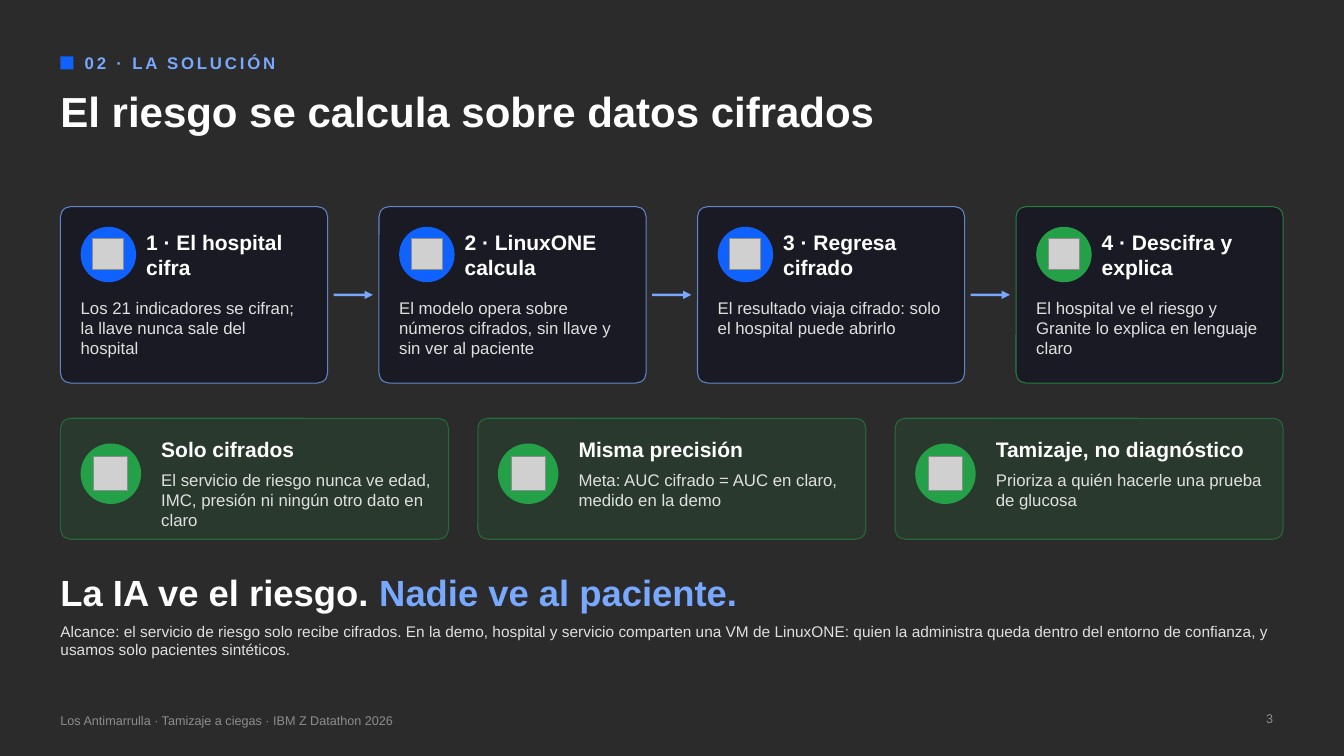
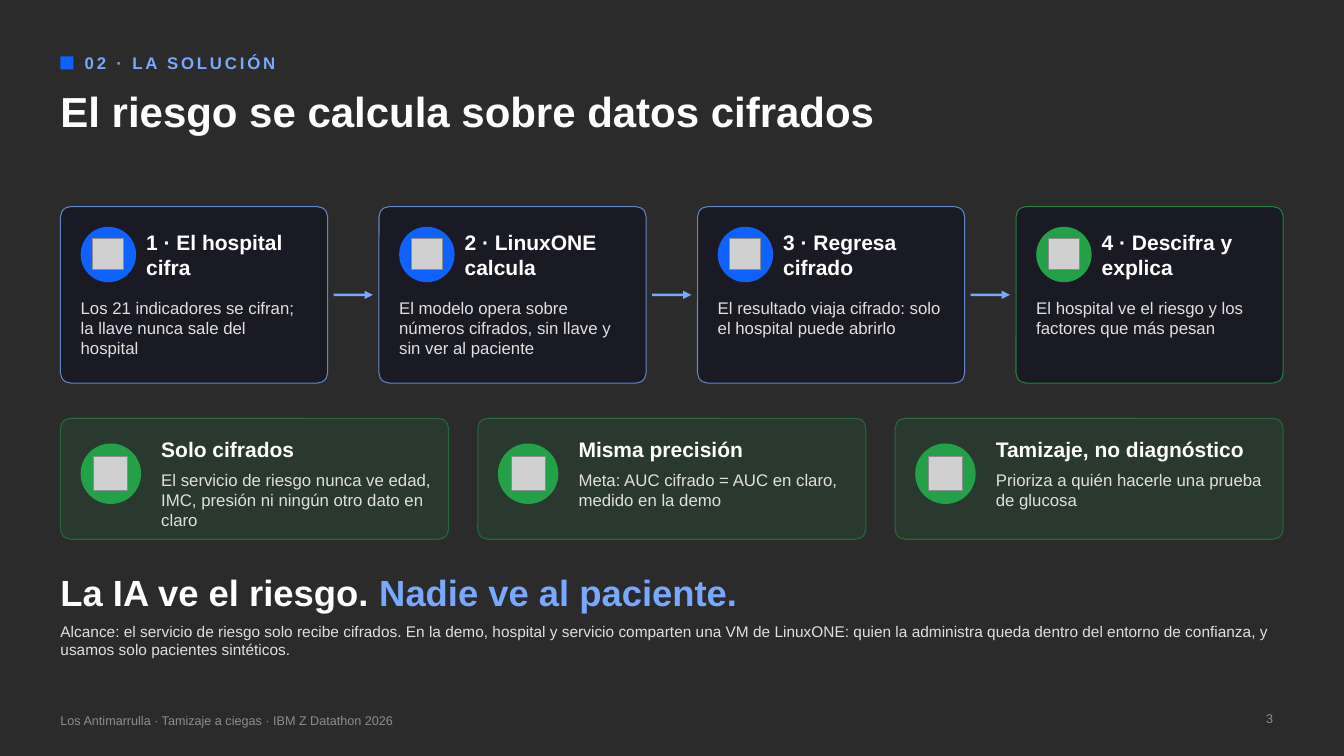
Before and after one commit to UACJ-MIAAD/antimarrulla-ibmz-datathon-2026, a slide deck: slide 3 of submission/Los_Antimarrulla_Pitch_Tamizaje.pptx. Drawn at 1344x756 pixels with LibreOffice and Linux fonts; fonts in the diff are those of the drawing; grey boxes stand for pictures; background and template pictures are left out; a plain dark background stands for a picture behind light text. Boxes give left, top, right and bottom in pixels: in the first picture for what was removed or moved away, otherwise in the second. Text is boxed around its words. In the diff, an @@ line names an element or a change of style, - is before the commit and + after.

```diff
--- a/submission/Los_Antimarrulla_Pitch_Tamizaje.pptx
+++ b/submission/Los_Antimarrulla_Pitch_Tamizaje.pptx
@@ text at (x1=1036, y1=302, x2=1243, y2=338): text changed @@
-El hospital ve el riesgo y Granite lo explica en lenguaje claro
+El hospital ve el riesgo y los factores que más pesan
```
Also in this commit, not shown: 3 other slides changed, 1 slide added, 1 slide removed, 14 other files.
